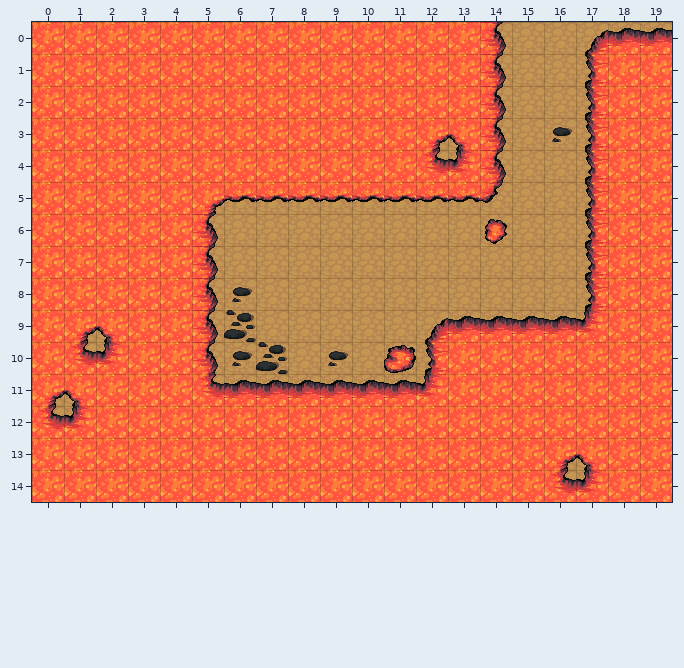
A Tiled map gets an edit: maps/lost-lava.tmx. The picture above is the old version.
Cells are 32x32 px. Shown: x 0..19, y 0..14.
After:
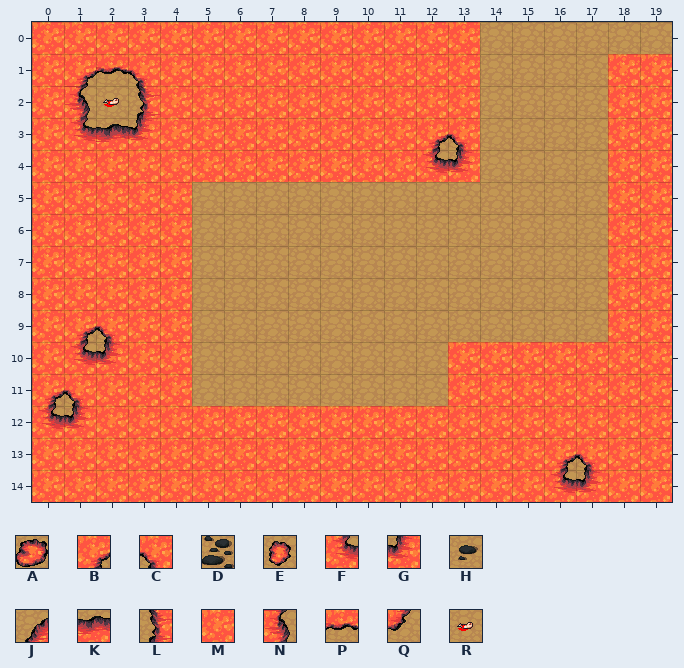
Key: from "terrain-on-sand": A 261, B 262, C 263, D 264, E 282, F 283, G 284, H 285, J 303, K 304, L 324, M 325, N 326, P 346, Q 347, R 481.
_ is an empty cell, . an unchanged one.
From old to new:
--- layer "background"
@@ x 1..3 @@
- 1 MMM
- 2 M.M
- 3 MMM
+ 1 BPC
+ 2 N.L
+ 3 FKG
--- layer "collision" (now hidden)
@@ x 5..19 @@
- 0 .........N..JKK
- 1 .........N..L..
- 2 .........N..L..
- 3 .........N.HL..
- 4 .........N..L..
- 5 BPPPPPPPPQ..L..
- 6 N........E..L..
- 7 N...........L..
- 8 NH..........L..
- 9 ND.....JKKKKG..
-10 NHD.H.AL.......
-11 FKKKKKKG.......
+ 0 ........._..___
+ 1 ........._.._..
+ 2 ........._.._..
+ 3 ........._.__..
+ 4 ........._.._..
+ 5 __________.._..
+ 6 _........_.._..
+ 7 _..........._..
+ 8 __.........._..
+ 9 __.....______..
+10 ___._.__.......
+11 ________.......
--- layer "main"
@@ x 2..2 @@
- 2 _
+ 2 R
Where, in picture pixels (left, top, right, bottom), the same in both pictures:
removed: (192, 22, 672, 406)
changed: (64, 67, 160, 142)
